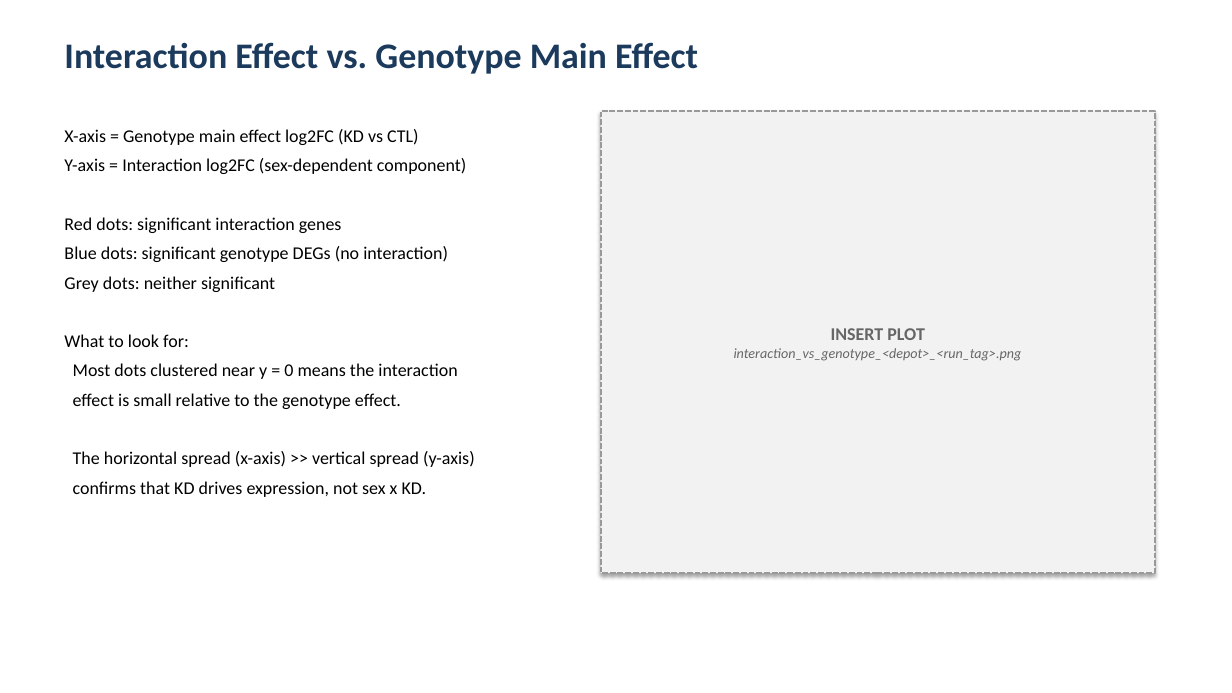
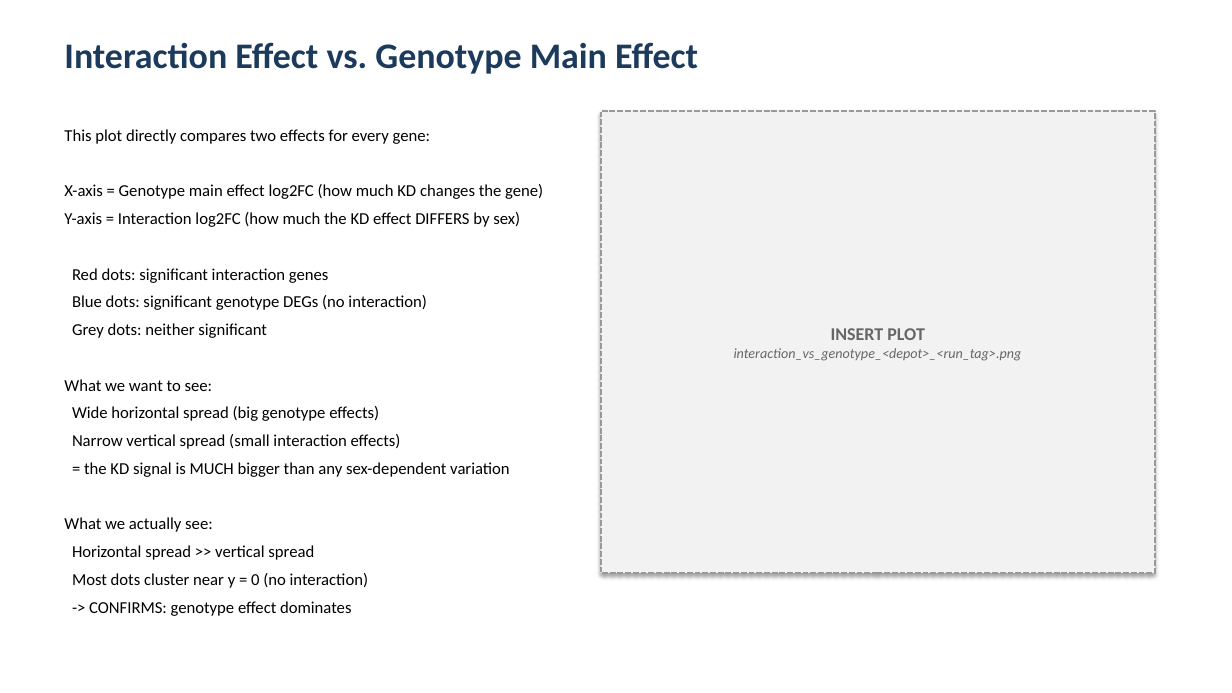
Before and after one commit to lkingcpdtka-ux/KAT8-Project, a slide deck: slide 17 of Results/KAT8_sex_interaction_presentation.pptx (slide 12 before the commit). Drawn at 1232x693 pixels with LibreOffice and Linux fonts; fonts in the diff are those of the drawing. Boxes give left, top, right and bottom in pixels: in the first picture for what was removed or moved away, otherwise in the second. Text is boxed around its words. In the diff, an @@ line names an element or a change of style, - is before the commit and + after.

```diff
--- a/Results/KAT8_sex_interaction_presentation.pptx
+++ b/Results/KAT8_sex_interaction_presentation.pptx
@@ text at (64,129,543,227): text changed; size 14 to 13 pt @@
-X-axis = Genotype main effect log2FC (KD vs CTL)
-Y-axis = Interaction log2FC (sex-dependent component)
+This plot directly compares two effects for every gene:
+X-axis = Genotype main effect log2FC (how much KD changes the gene)
+Y-axis = Interaction log2FC (how much the KD effect DIFFERS by sex)
@@ text at (72,268,426,338): size 14 to 13 pt in "Red dots: significant interaction genes", "Blue dots: significant genotype DEGs (no interaction)", "Grey dots: neither significant" @@
@@ text at (64,379,510,588): text changed; size 14 to 13 pt @@
-What to look for:
-Most dots clustered near y = 0 means the interaction
-effect is small relative to the genotype effect.
-The horizontal spread (x-axis) >> vertical spread (y-axis)
-confirms that KD drives expression, not sex x KD.
+What we want to see:
+Wide horizontal spread (big genotype effects)
+Narrow vertical spread (small interaction effects)
+= the KD signal is MUCH bigger than any sex-dependent variation
+What we actually see:
+Horizontal spread >> vertical spread
+Most dots cluster near y = 0 (no interaction)
+-> CONFIRMS: genotype effect dominates
```
Also in this commit, not shown: 10 other slides changed, 10 slides added, 4 slides removed, 2 other files.
